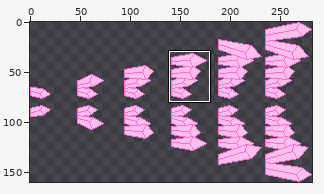
Sprite sheet, stored at assets/ghosts/shared/c-dash-wall-crystals.png. The first picture is a wide view before the edit; the outline marks the close-up.
Close-up. As it was:
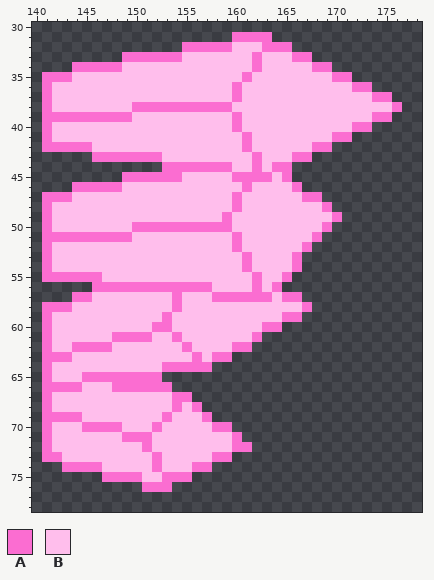
The file is 282x160 pixels. Shown: x 140..178, y 30..78. The commit also changed other parts of the picture, which this record leaves out.
Palette (. is transparent): A #fb6dd1  B #ffbeec
Pixels before, first column x 141:
31 ...................AAAA.............
32 ..............AAAAABBBAAA...........
33 ........AAAAAABBBBBBBABBBAA.........
34 ...AAAAABBBBBBBBBBBBBABBBBBAA.......
35 AAABBBBBBBBBBBBBBBBBABBBBBBBBAA.....
36 ABBBBBBBBBBBBBBBBBBABBBBBBBBBBBAA...
37 ABBBBBBBBBBBBBBBBBBABBBBBBBBBBBBBAA.
38 ABBBBBBBBAAAAAAAAAABBBBBBBBBBBBBBBBA
39 AAAAAAAAABBBBBBBBBBABBBBBBBBBBBBBAA.
40 ABBBBBBBBBBBBBBBBBBABBBBBBBBBBBAA...
41 ABBBBBBBBBBBBBBBBBBBABBBBBBBBAA.....
42 AAAAABBBBBBBBBBBBBBBABBBBBBAA.......
43 .....AAAAAAABBBBBBBBBABBBAA.........
44 ............AAAAAAABBABAA...........
45 ........AAAAAABBBBBAAAABA...........
46 ...AAAAABBBBBBBBBBBBABBBBA..........
47 AAABBBBBBBBBBBBBBBBABBBBBBAA........
48 ABBBBBBBBBBBBBBBBBBABBBBBBBBA.......
49 ABBBBBBBBBBBBBBBBBABBBBBBBBBBA......
50 ABBBBBBBBAAAAAAAAAABBBBBBBBBA.......
51 AAAAAAAAABBBBBBBBBBABBBBBBBA........
52 ABBBBBBBBBBBBBBBBBBABBBBBBA.........
53 ABBBBBBBBBBBBBBBBBBBABBBBA..........
54 ABBBBBBBBBBBBBBBBBBBABBBBA..........
55 AAAAAABBBBBBBBBBBBBBBABBA...........
56 .....AAAAAAAAAAAABBBBABA............
57 ...AABBBBBBBBABBBAAAAAABAA..........
58 AAABBBBBBBBBBABBBBBBBBBBBBA.........
59 ABBBBBBBBBBBABBBBBBBBBBBAA..........
60 ABBBBBBBBBBAABBBBBBBBBAA............
61 ABBBBBBAAAABBABBBBBBBA..............
62 ABBAAAABBBBBBBABBBBAA...............
63 AAABBBBBBBBBBBBABAA.................
64 ABBBBBBBBBBBAAAAA...................
65 ABBBAAAAAAAA........................
66 AAAABBBAAAAAA.......................
67 ABBBBBBBBBBBBAA.....................
68 ABBBBBBBBBBBBABA....................
69 AAAABBBBBBBBABBBA...................
70 ABBBAAAABBBABBBBBAA.................
71 ABBBBBBBAAABBBBBBBBA................
72 ABBBBBBBBBABBBBBBBBAA...............
73 AABBBBBBBBBABBBBBAA.................
74 ..AAAABBBBBABBBAA...................
75 ......AAAABBAAA.....................
76 ..........AAA.......................
The same view after the edit:
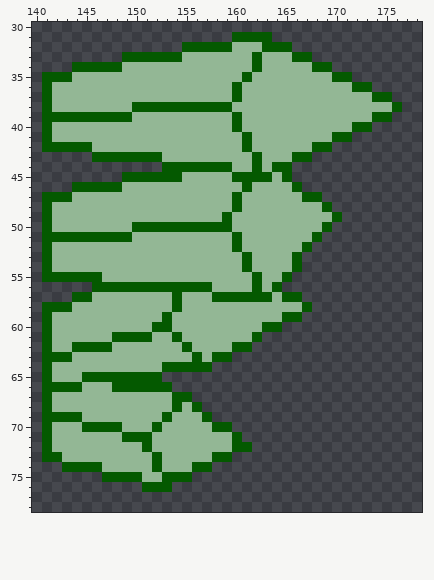
Diff:
colour A: #fb6dd1 -> #045900
colour B: #ffbeec -> #93b795
Pixel boxes of the changes (left, top, right, bottom) in both close-ups:
changed: (42, 32, 402, 492)
